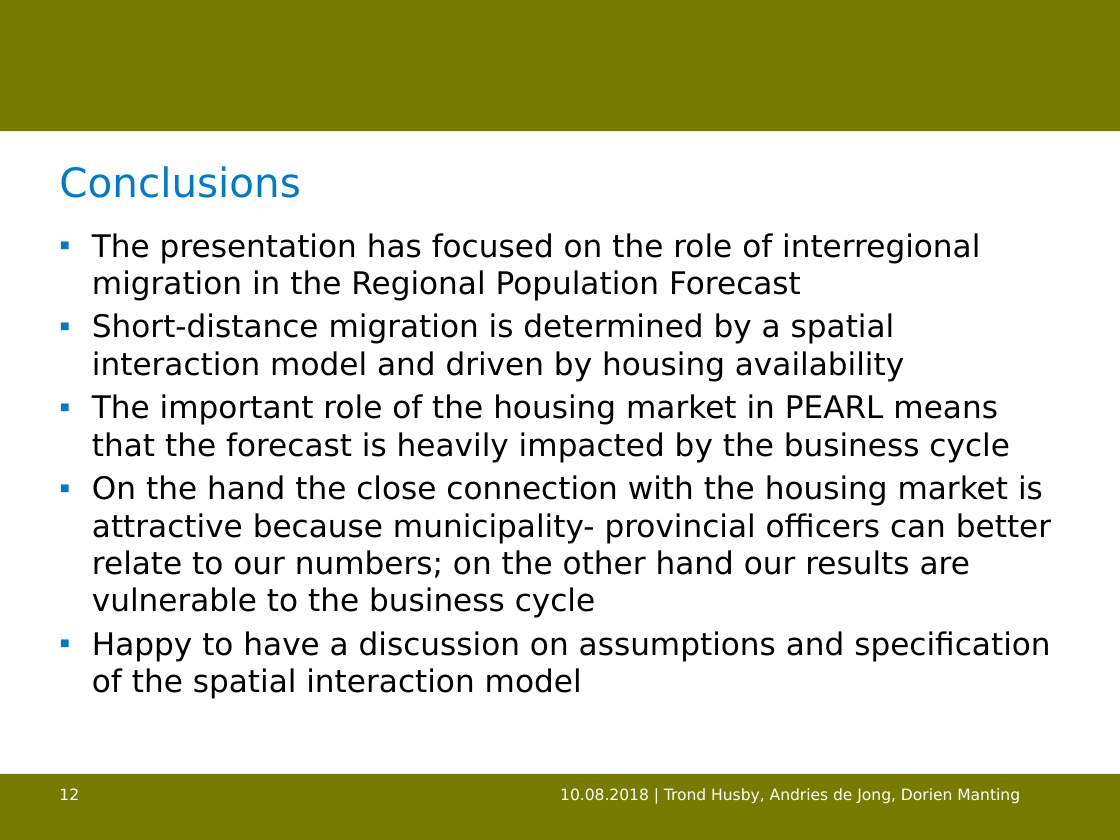
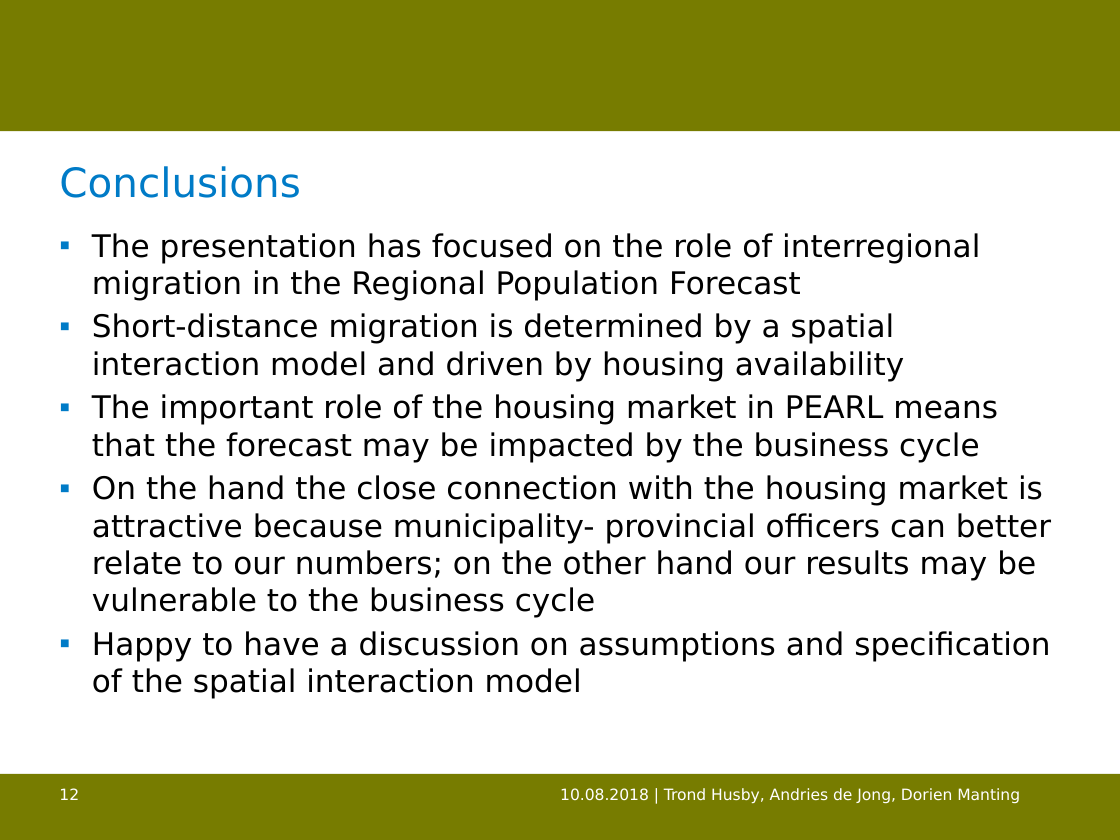
Before and after one commit to trondhusby/mobility_forecast, a slide deck: slide 12 of output/bsps-HUSBY.pptx. Drawn at 1120x840 pixels with LibreOffice and Linux fonts; fonts in the diff are those of the drawing; background and template pictures are left out. Boxes give left, top, right and bottom in pixels: in the first picture for what was removed or moved away, otherwise in the second. Text is boxed around its words. In the diff, an @@ line names an element or a change of style, - is before the commit and + after.

```diff
--- a/output/bsps-HUSBY.pptx
+++ b/output/bsps-HUSBY.pptx
@@ text at bbox=[92, 394, 1051, 618]: text changed @@
-▪ The important role of the housing market in PEARL means that the forecast is heavily impacted by the business cycle
-▪ On the hand the close connection with the housing market is attractive because municipality- provincial officers can better relate to our numbers; on the other hand our results are vulnerable to the business cycle
+▪ The important role of the housing market in PEARL means that the forecast may be impacted by the business cycle
+▪ On the hand the close connection with the housing market is attractive because municipality- provincial officers can better relate to our numbers; on the other hand our results may be vulnerable to the business cycle
```
Also in this commit, not shown: 6 other slides changed, 1 other file.
